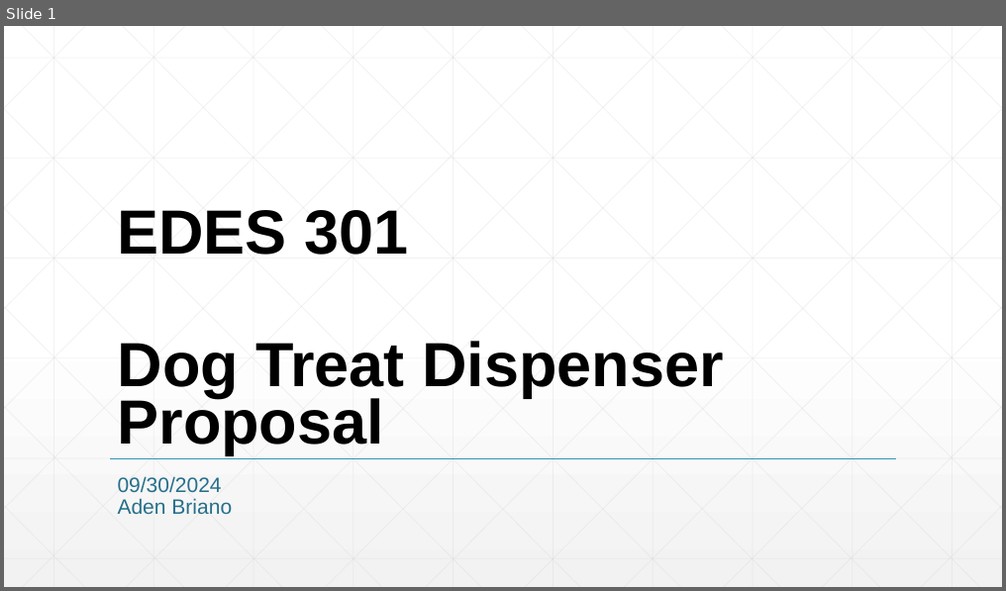
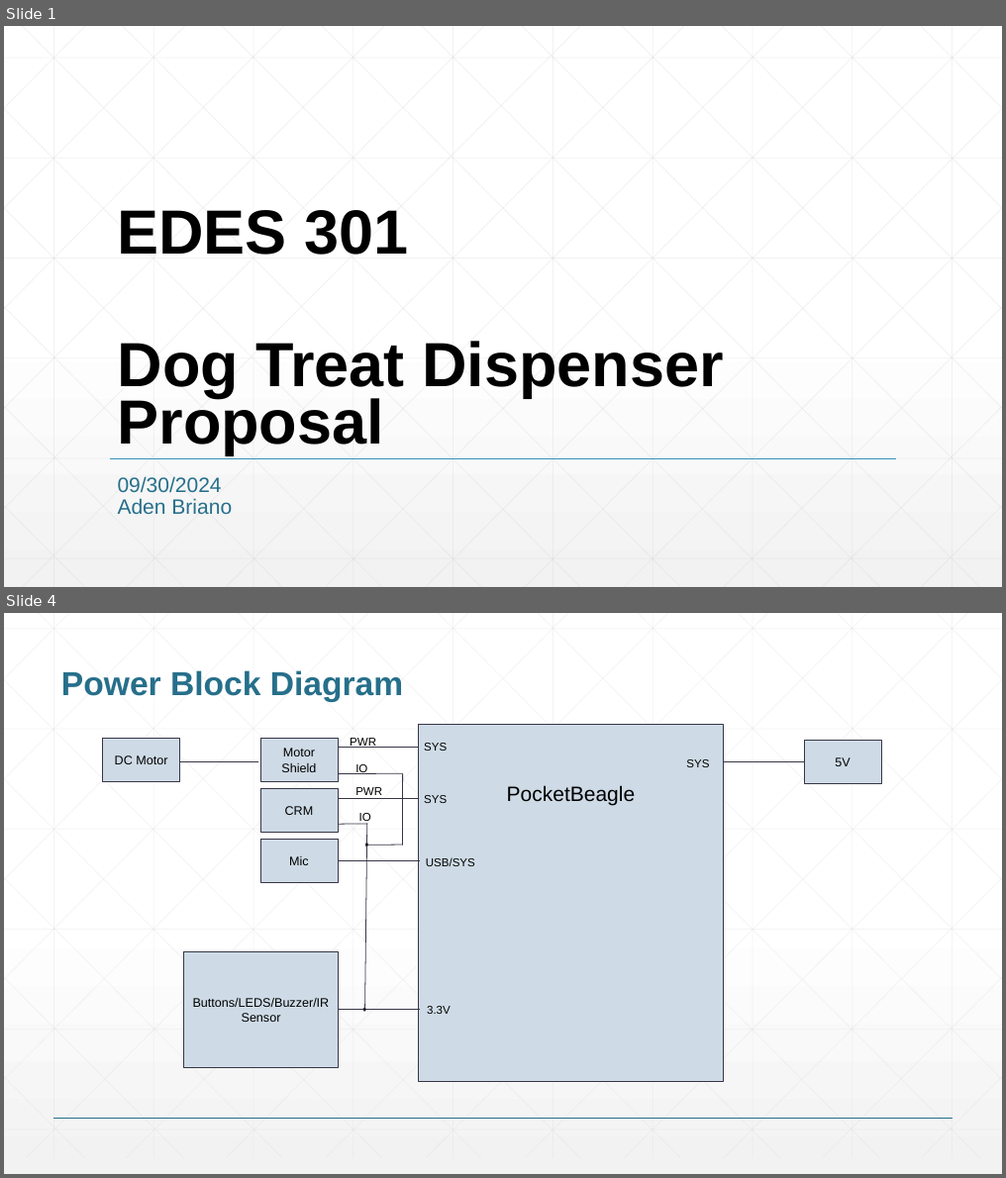
Before and after one commit to BrianoAden/Dog-Treat-Launcher, a slide deck: project_01/docs/Briano_EDES301_project_01_proposal.pptx. Shown one above the other, each under a label of ours: slide 1 before the commit, slides 1 and 4 after it; the slides between them are not shown. The pictures are 1006x591 and 1006x1178 pixels, drawn with LibreOffice and Linux fonts; fonts in the diff are those of the drawing. Boxes give left, top, right and bottom in pixels: in the first picture for what was removed or moved away, otherwise in the second. Text is boxed around its words. In the diff, an @@ line names an element or a change of style, - is before the commit and + after.

```diff
--- a/project_01/docs/Briano_EDES301_project_01_proposal.pptx
+++ b/project_01/docs/Briano_EDES301_project_01_proposal.pptx
@@ slide 4 added at (x1=4, y1=613, x2=1002, y2=1174), background gradient #FFFFFF to #F2F2F2 @@
@@ title added at (x1=61, y1=670, x2=403, y2=702), 32 pt, text #266F8B, bold @@
+Power Block Diagram
@@ rectangle added at (x1=418, y1=725, x2=724, y2=1081), fill #CEDBE6, outline #373545 0.75 pt @@
@@ rectangle added at (x1=103, y1=738, x2=180, y2=781), fill #CEDBE6, outline #373545 0.75 pt, 12 pt, text #000000 @@
+DC Motor
@@ rectangle added at (x1=260, y1=738, x2=338, y2=781), fill #CEDBE6, outline #373545 0.75 pt, 12 pt, text #000000 @@
+Motor Shield
@@ line added from (419, 748) to (338, 748), #373545 0.75 pt @@
@@ text added at (x1=350, y1=738, x2=376, y2=748), 11 pt, text #000000 @@
+PWR
@@ text added at (x1=424, y1=743, x2=447, y2=751), 11 pt, text #000000 @@
+SYS
@@ text added at (x1=686, y1=760, x2=709, y2=767), 11 pt, text #000000 @@
+SYS
@@ rectangle added at (x1=804, y1=741, x2=881, y2=783), fill #CEDBE6, outline #373545 0.75 pt, 12 pt, text #000000 @@
+5V
@@ line added from (258, 761) to (177, 761), #373545 0.75 pt @@
@@ rectangle added at (x1=260, y1=789, x2=338, y2=833), fill #CEDBE6, outline #373545 0.75 pt, 12 pt, text #000000 @@
+CRM
@@ line added from (339, 774) to (403, 774), #373545 0.75 pt @@
@@ text added at (x1=355, y1=787, x2=382, y2=799), 11 pt, text #000000 @@
+PWR
@@ text added at (x1=355, y1=764, x2=367, y2=774), 11 pt, text #000000 @@
+IO
@@ line added from (402, 845) to (403, 774), #373545 0.75 pt @@
@@ text added at (x1=507, y1=785, x2=636, y2=805), 20 pt, text #000000 @@
+PocketBeagle
@@ line added from (805, 761) to (724, 761), #373545 0.75 pt @@
@@ line added from (419, 799) to (338, 799), #373545 0.75 pt @@
@@ text added at (x1=359, y1=813, x2=371, y2=824), 11 pt, text #000000 @@
+IO
@@ text added at (x1=424, y1=795, x2=447, y2=803), 11 pt, text #000000 @@
+SYS
@@ rectangle added at (x1=260, y1=839, x2=338, y2=882), fill #CEDBE6, outline #373545 0.75 pt, 12 pt, text #000000 @@
+Mic
@@ line added from (368, 824) to (339, 824), #373545 0.75 pt @@
@@ line added from (364, 1010) to (367, 823), #373545 0.75 pt @@
@@ ellipse added at (x1=365, y1=844, x2=368, y2=847), fill #000000, outline #373545 0.75 pt @@
@@ line added from (367, 845) to (402, 845), #373545 0.75 pt @@
@@ line added from (420, 861) to (338, 861), #373545 0.75 pt @@
@@ text added at (x1=426, y1=858, x2=475, y2=866), 11 pt, text #000000 @@
+USB/SYS
@@ rectangle added at (x1=183, y1=953, x2=338, y2=1067), fill #CEDBE6, outline #373545 0.75 pt, 12 pt, text #000000 @@
+Buttons/LEDS/Buzzer/IR Sensor
@@ line added from (420, 1010) to (338, 1010), #373545 0.75 pt @@
@@ ellipse added at (x1=363, y1=1008, x2=365, y2=1011), fill #000000, outline #373545 0.75 pt @@
@@ text added at (x1=427, y1=1006, x2=450, y2=1014), 11 pt, text #000000 @@
+3.3V
@@ group added at (x1=4, y1=613, x2=1002, y2=1158): 46 lines @@
@@ line added from (54, 1118) to (952, 1118), #266F8B 1 pt @@
```
Also in this commit, not shown: 2 slides changed, 1 other slide added, 2 slides removed, 1 other file.
